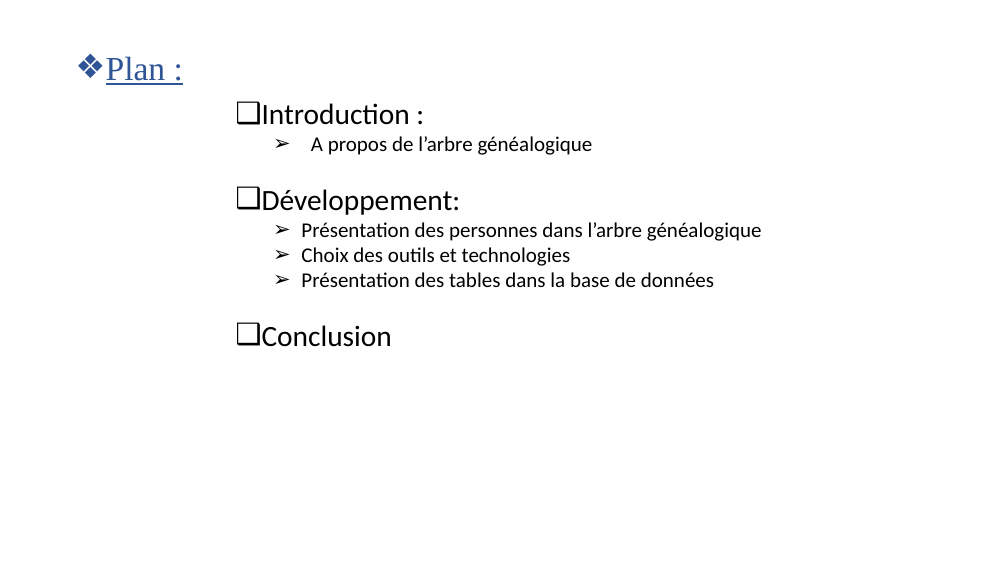
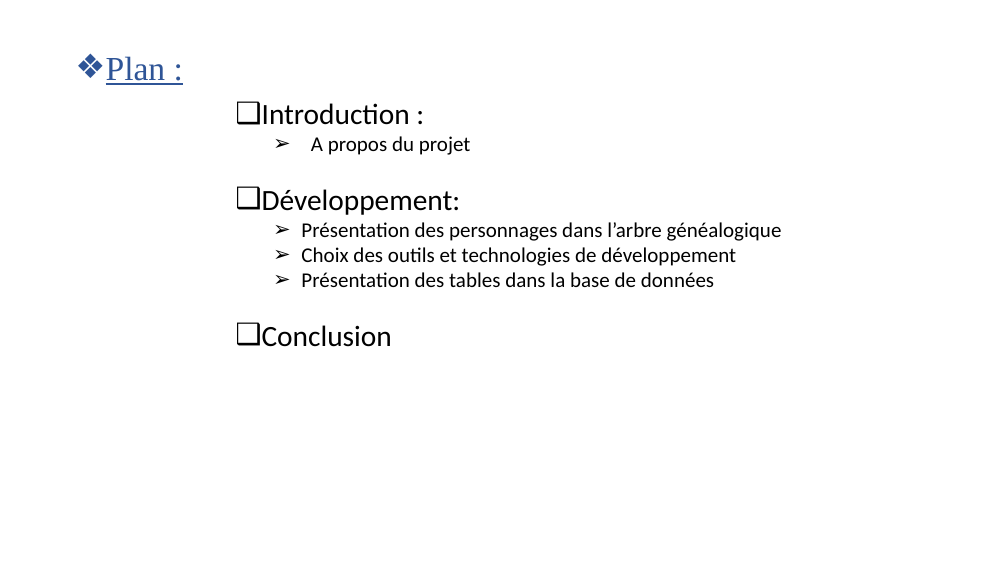
Before and after one commit to Zidaneravilimita/Arbre-genealogique, a slide deck: slide 2 of Présentation PP.pptx. Drawn at 1008x567 pixels with LibreOffice and Linux fonts; fonts in the diff are those of the drawing. Boxes give left, top, right and bottom in pixels: in the first picture for what was removed or moved away, otherwise in the second. Text is boxed around its words. In the diff, an @@ line names an element or a change of style, - is before the commit and + after.

Commit message:
creation de fenêtre infos plus et liaison des tous les personnages

```diff
--- a/Présentation PP.pptx
+++ b/Présentation PP.pptx
@@ text at <box>311,136,471,155</box>: text changed @@
-  ➢ A propos de l’arbre généalogique
+  ➢ A propos du projet
@@ text at <box>301,222,782,266</box>: text changed @@
-  ➢ Présentation des personnes dans l’arbre généalogique
-  ➢ Choix des outils et technologies
+  ➢ Présentation des personnages dans l’arbre généalogique
+  ➢ Choix des outils et technologies de développement
```
Also in this commit, not shown: 8 other files.
